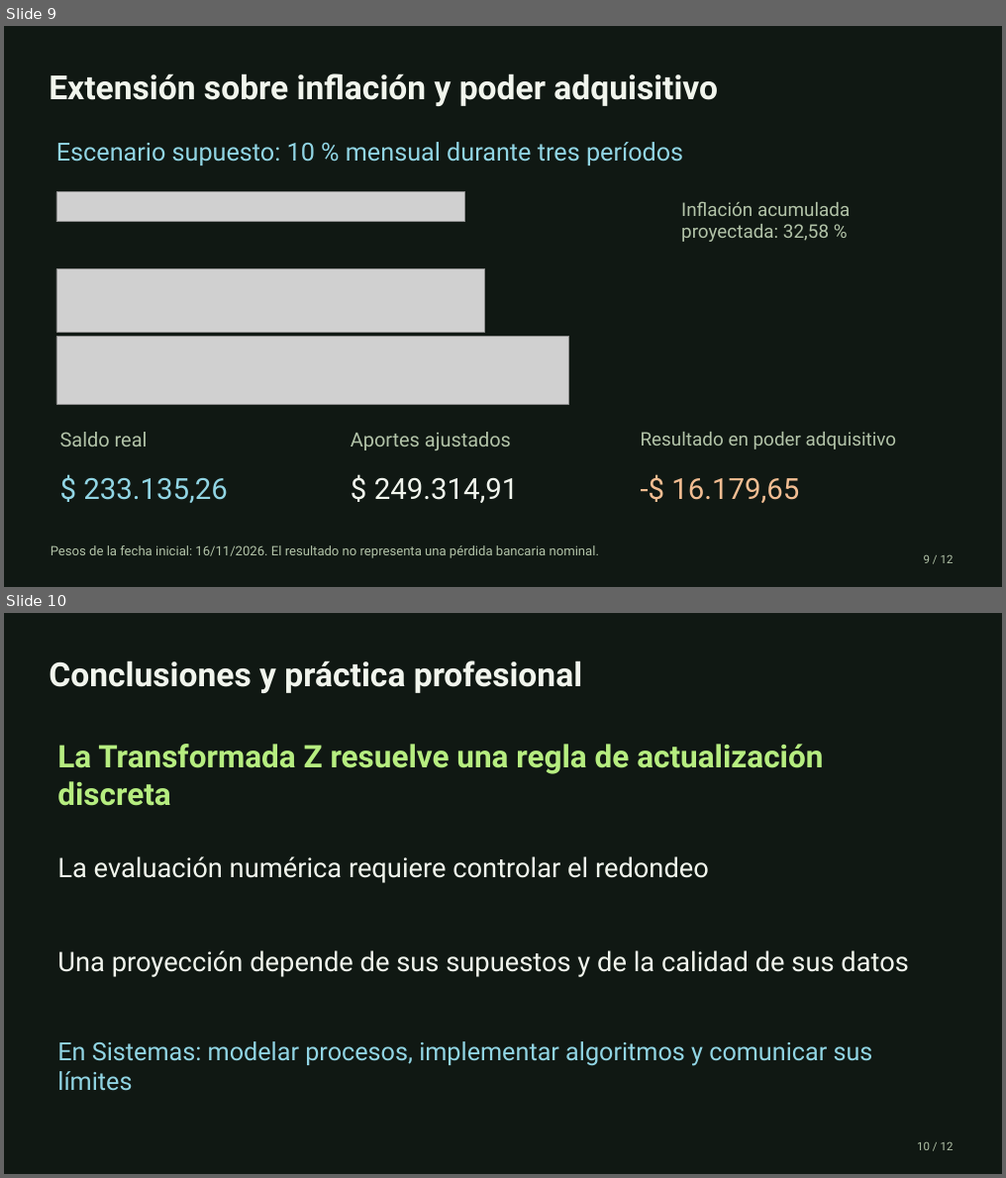
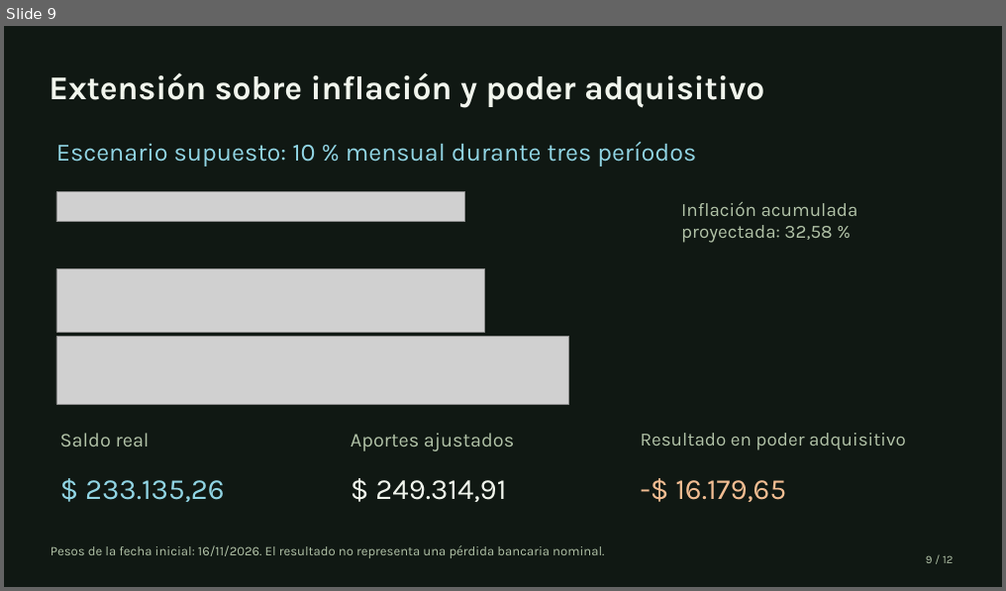
Before and after one commit to Musta1ne/capital-discreto, a slide deck: output/presentations/Capital_Discreto_Coloquio_2026.pptx. Shown one above the other, each under a label of ours: slides 9 and 10 before the commit, slide 9 after it. The pictures are 1006x1178 and 1006x591 pixels, drawn with LibreOffice and Linux fonts; fonts in the diff are those of the drawing; grey boxes stand for pictures. Boxes give left, top, right and bottom in pixels: in the first picture for what was removed or moved away, otherwise in the second. Text is boxed around its words. In the diff, an @@ line names an element or a change of style, - is before the commit and + after.

Commit message:
Agrega el informe final y actualiza los materiales del coloquio

```diff
--- a/output/presentations/Capital_Discreto_Coloquio_2026.pptx
+++ b/output/presentations/Capital_Discreto_Coloquio_2026.pptx
@@ slide 10 removed at (x1=4, y1=613, x2=1002, y2=1174), background #101813 @@
@@ text removed at (x1=49, y1=661, x2=582, y2=693) @@
-Conclusiones y práctica profesional
@@ text removed at (x1=57, y1=744, x2=823, y2=806) @@
-La Transformada Z resuelve una regla de actualización discreta
@@ text removed at (x1=57, y1=857, x2=709, y2=883) @@
-La evaluación numérica requiere controlar el redondeo
@@ text removed at (x1=57, y1=951, x2=909, y2=977) @@
-Una proyección depende de sus supuestos y de la calidad de sus datos
@@ text removed at (x1=57, y1=1042, x2=873, y2=1091) @@
-En Sistemas: modelar procesos, implementar algoritmos y comunicar sus límites
@@ text removed at (x1=917, y1=1142, x2=953, y2=1151) @@
-10 / 12
@@ slide 9 changed as well @@
@@ font Roboto to Karla in 11 elements at (x1=49, y1=73, x2=764, y2=108), (x1=926, y1=556, x2=953, y2=564), (x1=56, y1=142, x2=696, y2=167), (x1=681, y1=202, x2=858, y2=243), (x1=60, y1=433, x2=150, y2=447), (x1=85, y1=480, x2=224, y2=502), (x1=350, y1=433, x2=514, y2=452), (x1=375, y1=480, x2=506, y2=502), (x1=641, y1=433, x2=906, y2=451), (x1=675, y1=480, x2=786, y2=502), (x1=51, y1=546, x2=604, y2=559) @@
```
Also in this commit, not shown: 9 other slides changed, 1 other slide removed, 4 other files.
